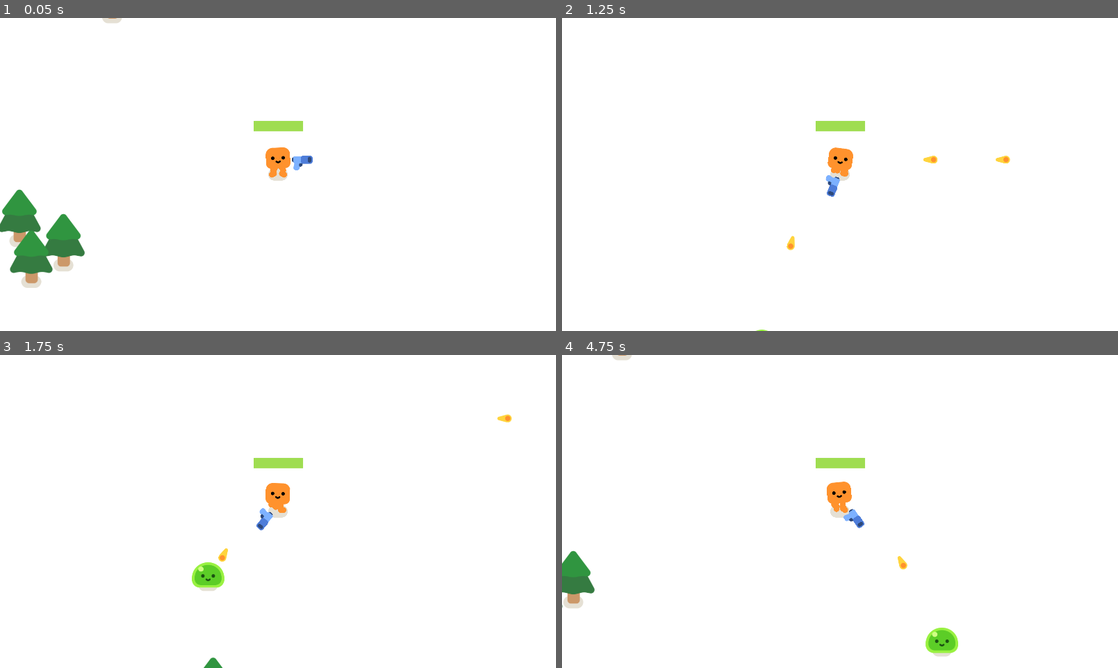
Above: before the commit, frames 1-4 (two rows, left to right).
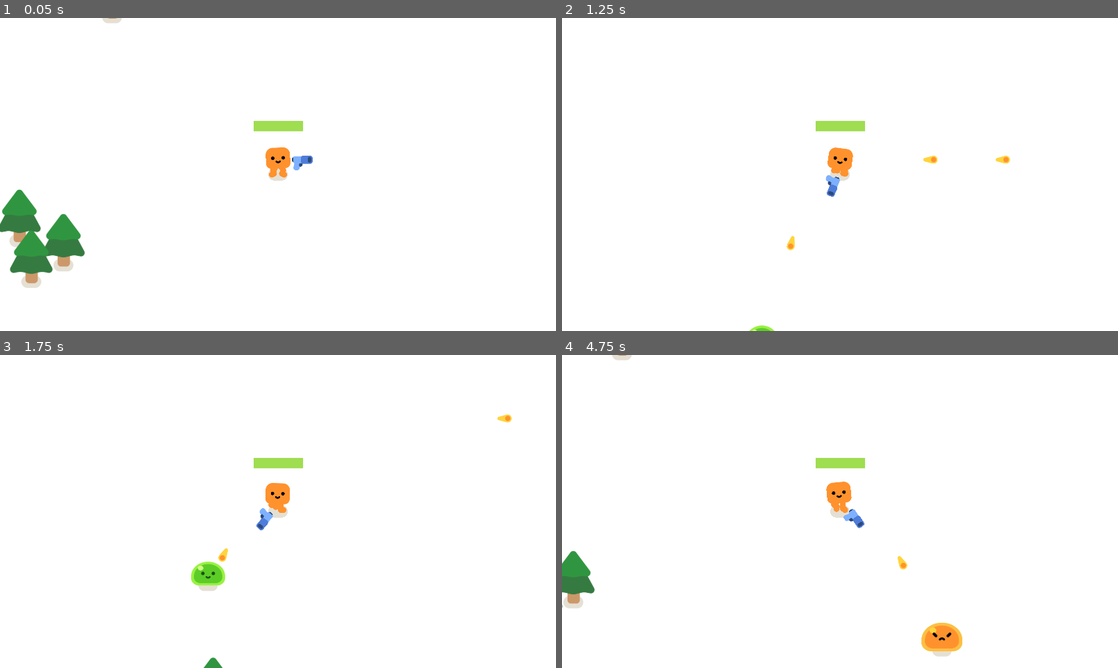
Above: after the commit, the same moments.

Repository: gdquest-demos/getting-started-with-godot-4
Game: Godot game, scene res://survivors_game.tscn
The game is run twice, just before and just after one commit, with the same random seed, the same clock (stepped at 60 frames per second) and the same inputs.
Inputs:
- Up to frame 1 (0.05 s): no input
- Up to frame 2 (1.25 s): tap Enter at 0.5 s; hold D (move_right) from 0.53 s (still down)
- Up to frame 3 (1.75 s): release D (move_right) at 1.28 s; hold S (move_back) from 1.28 s (still down)
- Up to frame 4 (4.75 s): release S (move_back) at 2.03 s; hold D (move_right) 2.03-2.78 s; hold W (move_forward) 2.78-3.53 s; hold A (move_left) from 3.53 s (still down)

Frame 1 is identical in both runs. In frame 2, less than 0.1% of the frame differs, in the area x 33-53%, y 41-100%; in frame 3, 0.2%; in frame 4, 0.6%, in the area x 47-72%, y 40-96%.

Commit message:
add: slime animations + effects

Diff:
--- a/2d-project-completed/characters/happy_boo/happy_boo.tscn
+++ b/2d-project-completed/characters/happy_boo/happy_boo.tscn
@@ -309,6 +309,7 @@
 
 [node name="AnimationPlayer" type="AnimationPlayer" parent="."]
 unique_name_in_owner = true
+playback_default_blend_time = 0.2
 libraries = {
 "": SubResource("AnimationLibrary_wrcpu")
 }
@@ -324,43 +325,43 @@
 modulate = Color(1, 0.572549, 0.176471, 1)
 
 [node name="SquareFootL" type="Sprite2D" parent="Remote"]
-position = Vector2(-18.9461, -3.42474)
+position = Vector2(-20, -9)
 rotation = -0.436332
 scale = Vector2(0.999807, 0.999807)
 texture = ExtResource("3_186qq")
 offset = Vector2(-4, 0)
 
 [node name="SquareLowerLegL" type="Sprite2D" parent="Remote"]
-position = Vector2(-14.2254, -14.4547)
-rotation = 0.404401
+position = Vector2(-21.1752, -20.94)
+rotation = -0.0981065
 scale = Vector2(0.999807, 0.999807)
 texture = ExtResource("4_plnsd")
 offset = Vector2(0, 6)
 
 [node name="SquareUpperLegL" type="Sprite2D" parent="Remote"]
 position = Vector2(-8.71794, -27.3229)
-rotation = 0.404401
+rotation = 1.09729
 scale = Vector2(0.999807, 0.999807)
 texture = ExtResource("5_q2t1e")
 offset = Vector2(0, 6)
 
 [node name="SquareFootR" type="Sprite2D" parent="Remote"]
-position = Vector2(26.5215, -7.69549)
+position = Vector2(6.04973, -3.24451)
 rotation = -2.70526
 scale = Vector2(0.999807, 0.999807)
 texture = ExtResource("3_186qq")
 offset = Vector2(-4, 0)
 
 [node name="SquareLowerLegR" type="Sprite2D" parent="Remote"]
-position = Vector2(19.4643, -17.3981)
-rotation = -0.62884
+position = Vector2(8.4411, -15.0015)
+rotation = 0.200663
 scale = Vector2(0.999807, 0.999807)
 texture = ExtResource("4_plnsd")
 offset = Vector2(0, 6)
 
 [node name="SquareUpperLegR" type="Sprite2D" parent="Remote"]
 position = Vector2(11.231, -28.7179)
-rotation = -0.62884
+rotation = 0.200663
 scale = Vector2(0.999807, 0.999807)
 texture = ExtResource("5_q2t1e")
 offset = Vector2(0, 6)
@@ -387,13 +388,15 @@
 
 [node name="UpperLegL" type="Bone2D" parent="Skeleton2D/Center"]
 position = Vector2(-10, 8)
-rotation = 0.474214
+rotation = 1.1671
 scale = Vector2(0.999923, 0.999923)
 rest = Transform2D(1, 0, 0, 1, -14, 8)
+metadata/_local_pose_override_enabled_ = true
 
 [node name="LowerLegL" type="Bone2D" parent="Skeleton2D/Center/UpperLegL"]
 position = Vector2(0, 14)
 rest = Transform2D(1, 0, 0, 1, 0, 14)
+metadata/_local_pose_override_enabled_ = true
 
 [node name="FootL" type="Bone2D" parent="Skeleton2D/Center/UpperLegL/LowerLegL"]
 position = Vector2(0, 12)
@@ -415,13 +418,15 @@
 
 [node name="UpperLegR" type="Bone2D" parent="Skeleton2D/Center"]
 position = Vector2(10, 8)
-rotation = -0.559027
+rotation = 0.270476
 scale = Vector2(0.999923, 0.999923)
 rest = Transform2D(1, 0, 0, 1, 14, 8)
+metadata/_local_pose_override_enabled_ = true
 
 [node name="LowerLegR" type="Bone2D" parent="Skeleton2D/Center/UpperLegR"]
 position = Vector2(0, 14)
 rest = Transform2D(1, 0, 0, 1, 0, 14)
+metadata/_local_pose_override_enabled_ = true
 
 [node name="FootR" type="Bone2D" parent="Skeleton2D/Center/UpperLegR/LowerLegR"]
 position = Vector2(0, 12)
--- a/2d-project-completed/characters/slime/slime.tscn
+++ b/2d-project-completed/characters/slime/slime.tscn
@@ -1,9 +1,10 @@
-[gd_scene load_steps=21 format=3]
+[gd_scene load_steps=22 format=3 uid="uid://ogik4s70pgwl"]
 
 [ext_resource type="Texture2D" uid="uid://dvgfmy6vtvjji" path="res://characters/slime/slime_body.png" id="1_3j35h"]
 [ext_resource type="Script" path="res://characters/slime/slime.gd" id="1_87y5x"]
 [ext_resource type="Texture2D" uid="uid://b7rhtttevhxtj" path="res://characters/ground_shadow.png" id="1_cq7ej"]
 [ext_resource type="Texture2D" uid="uid://c078jrp2yvc4s" path="res://characters/slime/slime_face.png" id="2_ygydt"]
+[ext_resource type="Texture2D" uid="uid://btbxea1f3vwot" path="res://characters/slime/slime_body_hurt.png" id="4_0qu0c"]
 [ext_resource type="Texture2D" uid="uid://cai2ijnbypqtr" path="res://characters/slime/slime_hurt_eyes.png" id="4_hi70h"]
 
 [sub_resource type="Animation" id="Animation_y4lve"]
@@ -59,22 +60,10 @@
 tracks/4/type = "value"
 tracks/4/imported = false
 tracks/4/enabled = true
-tracks/4/path = NodePath("Anchor/SlimeBody:modulate")
+tracks/4/path = NodePath("Anchor:scale")
 tracks/4/interp = 1
 tracks/4/loop_wrap = true
 tracks/4/keys = {
-"times": PackedFloat32Array(0),
-"transitions": PackedFloat32Array(1),
-"update": 0,
-"values": [Color(1, 1, 1, 1)]
-}
-tracks/5/type = "value"
-tracks/5/imported = false
-tracks/5/enabled = true
-tracks/5/path = NodePath("Anchor:scale")
-tracks/5/interp = 1
-tracks/5/loop_wrap = true
-tracks/5/keys = {
 "times": PackedFloat32Array(0),
 "transitions": PackedFloat32Array(1),
 "update": 0,
@@ -111,26 +100,26 @@
 tracks/2/type = "value"
 tracks/2/imported = false
 tracks/2/enabled = true
-tracks/2/path = NodePath("Anchor/SlimeBody:modulate")
+tracks/2/path = NodePath("Anchor:scale")
 tracks/2/interp = 1
 tracks/2/loop_wrap = true
 tracks/2/keys = {
 "times": PackedFloat32Array(0, 0.1, 0.2),
 "transitions": PackedFloat32Array(-2, -2, -2),
 "update": 0,
-"values": [Color(1, 1, 1, 1), Color(1, 0, 0, 1), Color(1, 1, 1, 1)]
+"values": [Vector2(1, 1), Vector2(1.2, 1.2), Vector2(1, 1)]
 }
 tracks/3/type = "value"
 tracks/3/imported = false
 tracks/3/enabled = true
-tracks/3/path = NodePath("Anchor:scale")
+tracks/3/path = NodePath("Anchor/SlimeBody/SlimeBodyHurt:modulate:a")
 tracks/3/interp = 1
 tracks/3/loop_wrap = true
 tracks/3/keys = {
 "times": PackedFloat32Array(0, 0.1, 0.2),
-"transitions": PackedFloat32Array(-2, -2, -2),
-"update": 0,
-"values": [Vector2(1, 1), Vector2(1.2, 1.2), Vector2(1, 1)]
+"transitions": PackedFloat32Array(1, -2, 1),
+"update": 0,
+"values": [0.0, 1.0, 0.0]
 }
 
 [sub_resource type="Animation" id="Animation_71vdi"]
@@ -227,7 +216,7 @@
 
 [sub_resource type="AnimationNodeOneShot" id="AnimationNodeOneShot_rtvnm"]
 filter_enabled = true
-filters = ["Anchor/Face/SlimeFace:texture", "Anchor/Face:position:y", "Anchor/SlimeBody:modulate", "Anchor/SlimeBody:texture", "Anchor:scale"]
+filters = ["Anchor/Face/SlimeFace:texture", "Anchor/Face:position:y", "Anchor/SlimeBody/SlimeBodyHurt:modulate:a", "Anchor/SlimeBody:modulate", "Anchor/SlimeBody:texture", "Anchor:scale"]
 fadein_time = 0.05
 fadeout_time = 0.05
 
@@ -257,7 +246,6 @@
 graph_offset = Vector2(-354, -38)
 
 [sub_resource type="AnimationNodeBlendTree" id="AnimationNodeBlendTree_b1ecp"]
-graph_offset = Vector2(-244, 81)
 nodes/Animation/node = SubResource("AnimationNodeAnimation_ssj5e")
 nodes/Animation/position = Vector2(60, 240)
 nodes/HurtShot/node = SubResource("AnimationNodeOneShot_rtvnm")
@@ -282,11 +270,17 @@
 [node name="Anchor" type="Marker2D" parent="."]
 
 [node name="SlimeBody" type="Sprite2D" parent="Anchor"]
+scale = Vector2(1.02486, 0.975142)
 texture = ExtResource("1_3j35h")
 offset = Vector2(0, -36)
 
+[node name="SlimeBodyHurt" type="Sprite2D" parent="Anchor/SlimeBody"]
+modulate = Color(1, 1, 1, 0)
+texture = ExtResource("4_0qu0c")
+offset = Vector2(0, -36)
+
 [node name="Face" type="Marker2D" parent="Anchor"]
-position = Vector2(0, -25)
+position = Vector2(0, -26.0114)
 
 [node name="SlimeFace" type="Sprite2D" parent="Anchor/Face"]
 texture = ExtResource("2_ygydt")
--- a/2d-project-completed/game.gd
+++ b/2d-project-completed/game.gd
@@ -4,13 +4,21 @@
 func spawn_mob():
 	%PathFollow2D.progress_ratio = randf()
 	var new_mob = preload("res://mob.tscn").instantiate()
+	new_mob.connect("KO", func():
+			make_smoke(new_mob.global_position)
+			)
 	new_mob.global_position = %PathFollow2D.global_position
 	add_child(new_mob)
-
 
 func _on_timer_timeout():
 	spawn_mob()
 
+func make_smoke(position : Vector2):
+	var smoke_scene = preload("res://smoke_explosion/smoke_explosion.tscn")
+	var smoke = smoke_scene.instantiate()
+	smoke.z_index = 10
+	add_child(smoke)
+	smoke.global_position = position
 
 func _on_player_health_depleted():
 	%GameOver.show()
--- a/2d-project-completed/mob.gd
+++ b/2d-project-completed/mob.gd
@@ -5,7 +5,12 @@
 var health = 3
 
 @onready var player := get_node("/root/Game/Player")
+@onready var slime = %Slime
 
+signal KO
+
+func _ready():
+	slime.play_walk()
 
 func _physics_process(delta):
 	if not is_instance_valid(player):
@@ -17,6 +22,8 @@
 
 
 func take_damage():
+	slime.play_hurt()
 	health -= 1
 	if health == 0:
+		emit_signal("KO")
 		queue_free()
--- a/2d-project-completed/mob.tscn
+++ b/2d-project-completed/mob.tscn
@@ -1,7 +1,7 @@
-[gd_scene load_steps=4 format=3]
+[gd_scene load_steps=4 format=3 uid="uid://d2m608gyssept"]
 
 [ext_resource type="Script" path="res://mob.gd" id="1_xhyow"]
-[ext_resource type="PackedScene" path="res://characters/slime/slime.tscn" id="3_n2uyc"]
+[ext_resource type="PackedScene" uid="uid://ogik4s70pgwl" path="res://characters/slime/slime.tscn" id="3_n2uyc"]
 
 [sub_resource type="CircleShape2D" id="CircleShape2D_ypitm"]
 radius = 42.0476
@@ -11,6 +11,7 @@
 script = ExtResource("1_xhyow")
 
 [node name="Slime" parent="." instance=ExtResource("3_n2uyc")]
+unique_name_in_owner = true
 
 [node name="CollisionShape2D" type="CollisionShape2D" parent="."]
 position = Vector2(0, -28)
--- /dev/null
+++ b/2d-project-completed/smoke_explosion/smoke_explosion.gd
@@ -0,0 +1,10 @@
+extends Node2D
+
+@onready var animation_player = %AnimationPlayer
+@onready var smoke = %Smoke
+
+func _ready():
+	smoke.material.set_shader_parameter("texture_offset", Vector2(randfn(0.0, 1.0), randfn(0.0, 1.0)))
+	animation_player.play("explosion")
+	await animation_player.animation_finished
+	queue_free()
--- /dev/null
+++ b/2d-project-completed/smoke_explosion/smoke_explosion.gdshader
@@ -0,0 +1,15 @@
+shader_type canvas_item;
+
+uniform sampler2D voronoi_sampler : repeat_enable;
+uniform sampler2D edge_curve;
+uniform float offset = 0.0;
+uniform vec2 texture_offset = vec2(0.0);
+uniform sampler2D color_gradient : source_color;
+
+void fragment() {
+	float voronoi = 1.0 - texture(voronoi_sampler, UV * 0.25 + texture_offset).x;
+	float d = distance(UV, vec2(0.5)) * 2.0;
+	float n_smooth_d = (voronoi * offset) * texture(edge_curve, vec2(d, 0.0)).x;
+	COLOR.a *= step(0.5, n_smooth_d);
+	COLOR.rgb = texture(color_gradient, vec2(n_smooth_d, 0.0)).rgb;
+}
--- /dev/null
+++ b/2d-project-completed/smoke_explosion/smoke_explosion.tscn
@@ -0,0 +1,146 @@
+[gd_scene load_steps=13 format=3 uid="uid://dhmhmrth6rdce"]
+
+[ext_resource type="Shader" path="res://smoke_explosion/smoke_explosion.gdshader" id="1_bmef6"]
+[ext_resource type="Script" path="res://smoke_explosion/smoke_explosion.gd" id="1_kb8ql"]
+
+[sub_resource type="Gradient" id="Gradient_obal6"]
+interpolation_mode = 1
+offsets = PackedFloat32Array(0, 0.7)
+colors = PackedColorArray(0.98, 0.98, 0.98, 1, 1, 1, 1, 1)
+
+[sub_resource type="GradientTexture1D" id="GradientTexture1D_mxd0d"]
+gradient = SubResource("Gradient_obal6")
+
+[sub_resource type="Curve" id="Curve_aov55"]
+_data = [Vector2(0.752381, 1), 0.0, -4.03846, 0, 1, Vector2(1, 0), -4.03846, 0.0, 1, 0]
+point_count = 2
+
+[sub_resource type="CurveTexture" id="CurveTexture_p664q"]
+texture_mode = 1
+curve = SubResource("Curve_aov55")
+
+[sub_resource type="FastNoiseLite" id="FastNoiseLite_ti4n0"]
+noise_type = 2
+fractal_octaves = 1
+
+[sub_resource type="NoiseTexture2D" id="NoiseTexture2D_uji5e"]
+seamless = true
+noise = SubResource("FastNoiseLite_ti4n0")
+
+[sub_resource type="ShaderMaterial" id="ShaderMaterial_dssfe"]
+resource_local_to_scene = true
+shader = ExtResource("1_bmef6")
+shader_parameter/offset = 2.0
+shader_parameter/texture_offset = Vector2(0, 0)
+shader_parameter/voronoi_sampler = SubResource("NoiseTexture2D_uji5e")
+shader_parameter/edge_curve = SubResource("CurveTexture_p664q")
+shader_parameter/color_gradient = SubResource("GradientTexture1D_mxd0d")
+
+[sub_resource type="Animation" id="Animation_viyco"]
+resource_name = "explosion"
+tracks/0/type = "value"
+tracks/0/imported = false
+tracks/0/enabled = true
+tracks/0/path = NodePath("Smoke:material:shader_parameter/offset")
+tracks/0/interp = 1
+tracks/0/loop_wrap = true
+tracks/0/keys = {
+"times": PackedFloat32Array(0, 0.6),
+"transitions": PackedFloat32Array(1, 1),
+"update": 0,
+"values": [2.0, 0.0]
+}
+tracks/1/type = "value"
+tracks/1/imported = false
+tracks/1/enabled = true
+tracks/1/path = NodePath("Smoke:scale")
+tracks/1/interp = 1
+tracks/1/loop_wrap = true
+tracks/1/keys = {
+"times": PackedFloat32Array(0, 0.6),
+"transitions": PackedFloat32Array(1, 1),
+"update": 0,
+"values": [Vector2(1, 1), Vector2(3, 3)]
+}
+tracks/2/type = "value"
+tracks/2/imported = false
+tracks/2/enabled = true
+tracks/2/path = NodePath("Smoke:modulate:a")
+tracks/2/interp = 1
+tracks/2/loop_wrap = true
+tracks/2/keys = {
+"times": PackedFloat32Array(0.1, 0.6),
+"transitions": PackedFloat32Array(1, 1),
+"update": 0,
+"values": [1.0, 0.0]
+}
+
+[sub_resource type="Animation" id="Animation_6fv2e"]
+length = 0.001
+tracks/0/type = "value"
+tracks/0/imported = false
+tracks/0/enabled = true
+tracks/0/path = NodePath("Smoke:material:shader_parameter/offset")
+tracks/0/interp = 1
+tracks/0/loop_wrap = true
+tracks/0/keys = {
+"times": PackedFloat32Array(0),
+"transitions": PackedFloat32Array(1),
+"update": 0,
+"values": [2.0]
+}
+tracks/1/type = "value"
+tracks/1/imported = false
+tracks/1/enabled = true
+tracks/1/path = NodePath("Smoke:scale")
+tracks/1/interp = 1
+tracks/1/loop_wrap = true
+tracks/1/keys = {
+"times": PackedFloat32Array(0),
+"transitions": PackedFloat32Array(1),
+"update": 0,
+"values": [Vector2(1, 1)]
+}
+tracks/2/type = "value"
+tracks/2/imported = false
+tracks/2/enabled = true
+tracks/2/path = NodePath("Smoke:modulate")
+tracks/2/interp = 1
+tracks/2/loop_wrap = true
+tracks/2/keys = {
+"times": PackedFloat32Array(0),
+"transitions": PackedFloat32Array(1),
+"update": 0,
+"values": [Color(1, 1, 1, 1)]
+}
+
+[sub_resource type="AnimationLibrary" id="AnimationLibrary_8msef"]
+_data = {
+"RESET": SubResource("Animation_6fv2e"),
+"explosion": SubResource("Animation_viyco")
+}
+
+[node name="SmokeExplosion" type="Node2D"]
+script = ExtResource("1_kb8ql")
+
+[node name="Smoke" type="ColorRect" parent="."]
+unique_name_in_owner = true
+material = SubResource("ShaderMaterial_dssfe")
+anchors_preset = 8
+anchor_left = 0.5
+anchor_top = 0.5
+anchor_right = 0.5
+anchor_bottom = 0.5
+offset_left = -64.0
+offset_top = -64.0
+offset_right = 64.0
+offset_bottom = 64.0
+grow_horizontal = 2
+grow_vertical = 2
+pivot_offset = Vector2(64, 64)
+
+[node name="AnimationPlayer" type="AnimationPlayer" parent="."]
+unique_name_in_owner = true
+libraries = {
+"": SubResource("AnimationLibrary_8msef")
+}
Binary file added: 2d-project-completed/smoke_explosion/circle_32.png
Not shown, added: 2d-project-completed/smoke_explosion/circle_32.png.import
